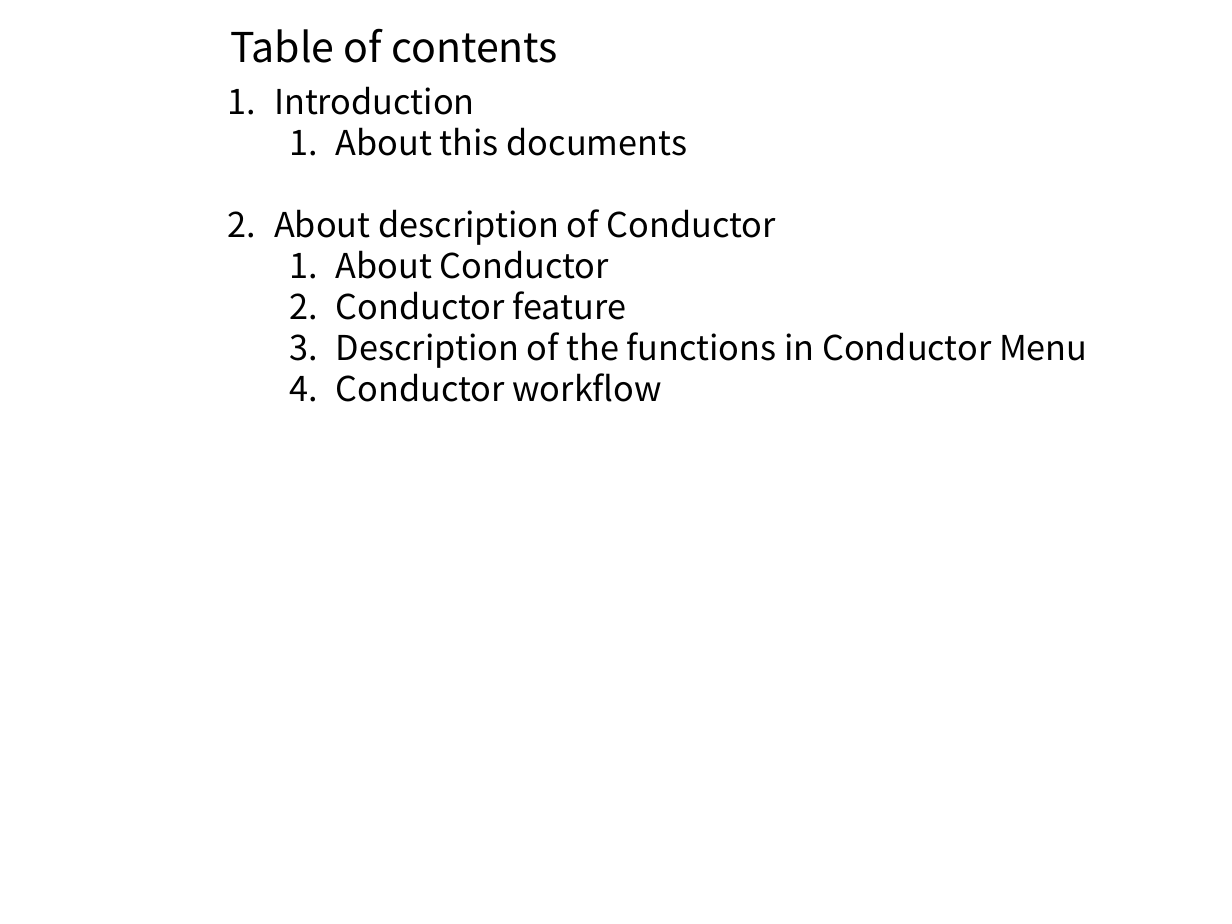
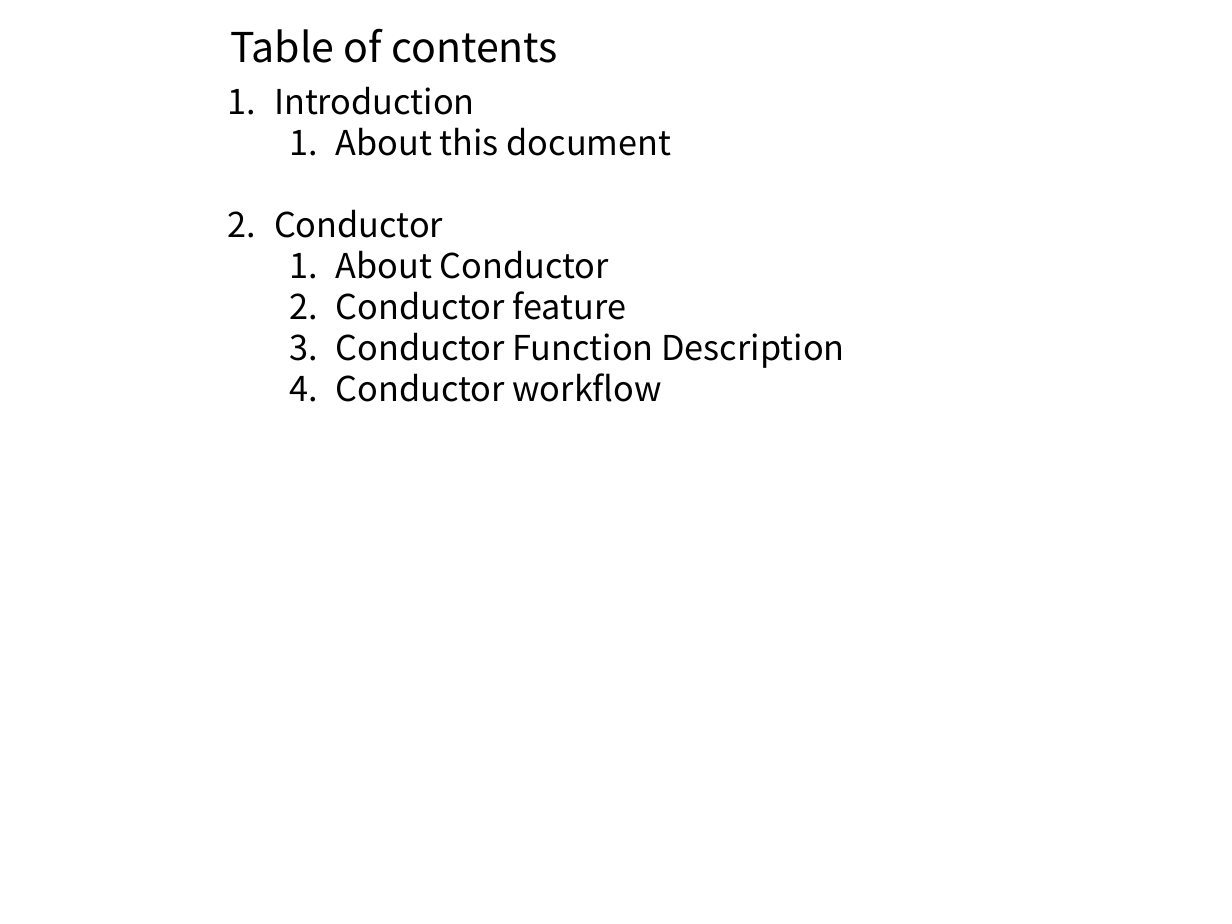
Before and after one commit to exastro-suite/it-automation-docs, a slide deck: slide 2 of asset/Learn/ITA-Conductor.pptx. Drawn at 1232x924 pixels with LibreOffice and Linux fonts; fonts in the diff are those of the drawing; background and template pictures are left out. Boxes give left, top, right and bottom in pixels: in the first picture for what was removed or moved away, otherwise in the second. Text is boxed around its words. In the diff, an @@ line names an element or a change of style, - is before the commit and + after.

```diff
--- a/asset/Learn/ITA-Conductor.pptx
+++ b/asset/Learn/ITA-Conductor.pptx
@@ text at bbox=[274, 127, 672, 238]: text changed @@
-  1. About this documents
-2. About description of Conductor
+  1. About this document
+2. Conductor
@@ text at bbox=[336, 332, 844, 368]: text changed @@
-  3. Description of the functions in Conductor Menu
+  3. Conductor Function Description
```
Also in this commit, not shown: 15 other slides changed, 1 slide added, 1 other file.
